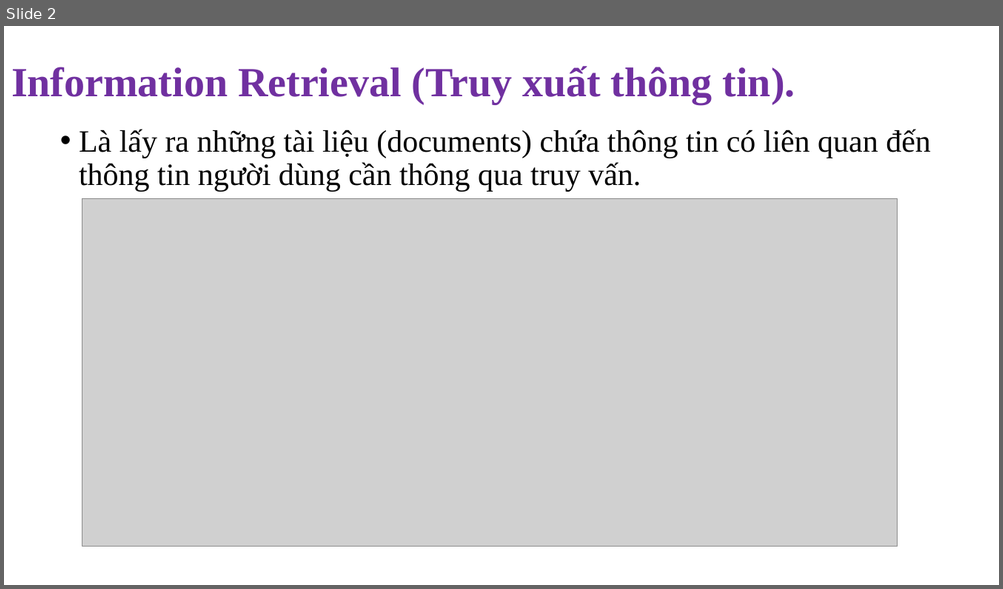
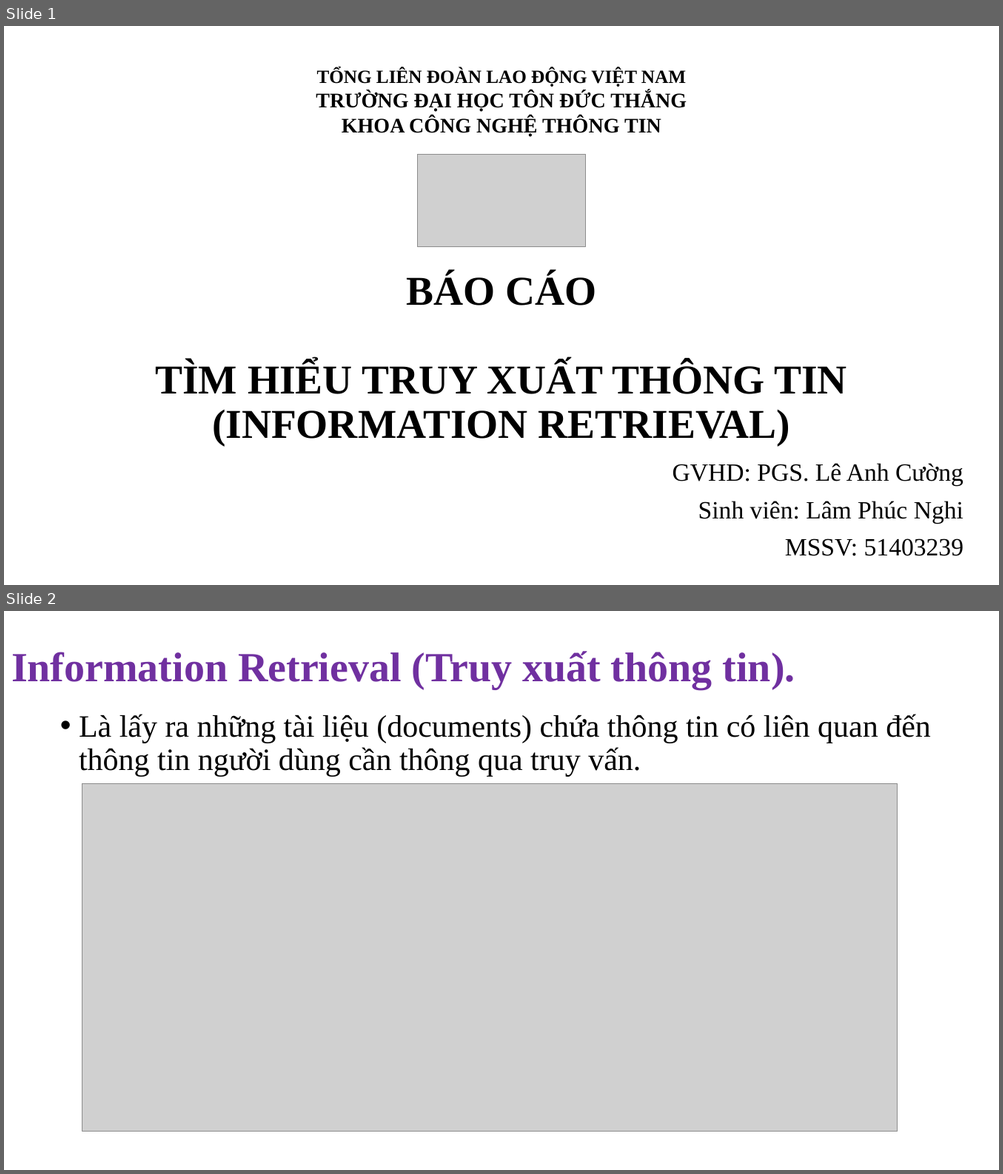
Before and after one commit to NghiLamPhuc/NLP., a slide deck: IR/Presentation1.pptx. Shown one above the other, each under a label of ours: slide 2 before the commit, slides 1 and 2 after it. The pictures are 1003x589 and 1003x1174 pixels, drawn with LibreOffice and Linux fonts; fonts in the diff are those of the drawing; grey boxes stand for pictures. Boxes give left, top, right and bottom in pixels: in the first picture for what was removed or moved away, otherwise in the second. Text is boxed around its words. In the diff, an @@ line names an element or a change of style, - is before the commit and + after.

```diff
--- a/IR/Presentation1.pptx
+++ b/IR/Presentation1.pptx
@@ slide 1 added at box(4, 26, 999, 585), background #FFFFFF @@
@@ text added at box(316, 68, 686, 136), 20 pt, text #000000, bold @@
+TỔNG LIÊN ĐOÀN LAO ĐỘNG VIỆT NAM
+TRƯỜNG ĐẠI HỌC TÔN ĐỨC THẮNG
+KHOA CÔNG NGHỆ THÔNG TIN
@@ picture added at box(418, 154, 586, 247) @@
@@ title added at box(155, 274, 847, 446), 39.6 pt, text #000000, bold @@
+BÁO CÁO
+TÌM HIỂU TRUY XUẤT THÔNG TIN
+(INFORMATION RETRIEVAL)
@@ subtitle added at box(672, 463, 963, 557), 24 pt, text #000000 @@
+GVHD: PGS. Lê Anh Cường
+Sinh viên: Lâm Phúc Nghi
+MSSV: 51403239
```
Also in this commit, not shown: 5 slides changed, 4 slides removed, 2 other files.
